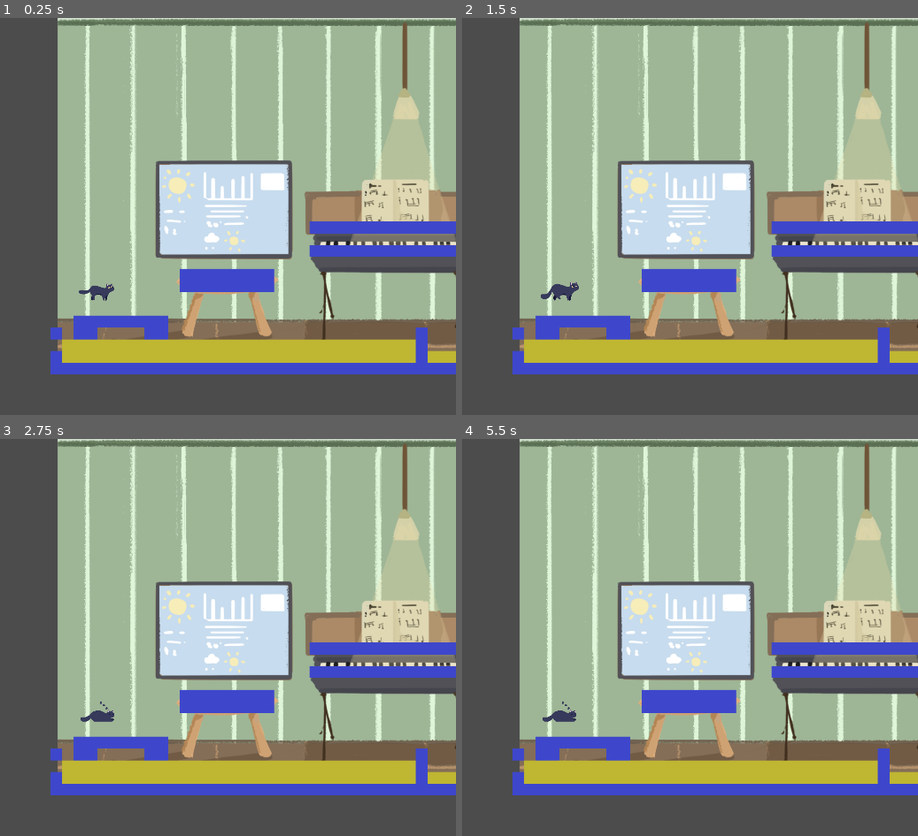
Above: before the commit, frames 1-4 (two rows, left to right).
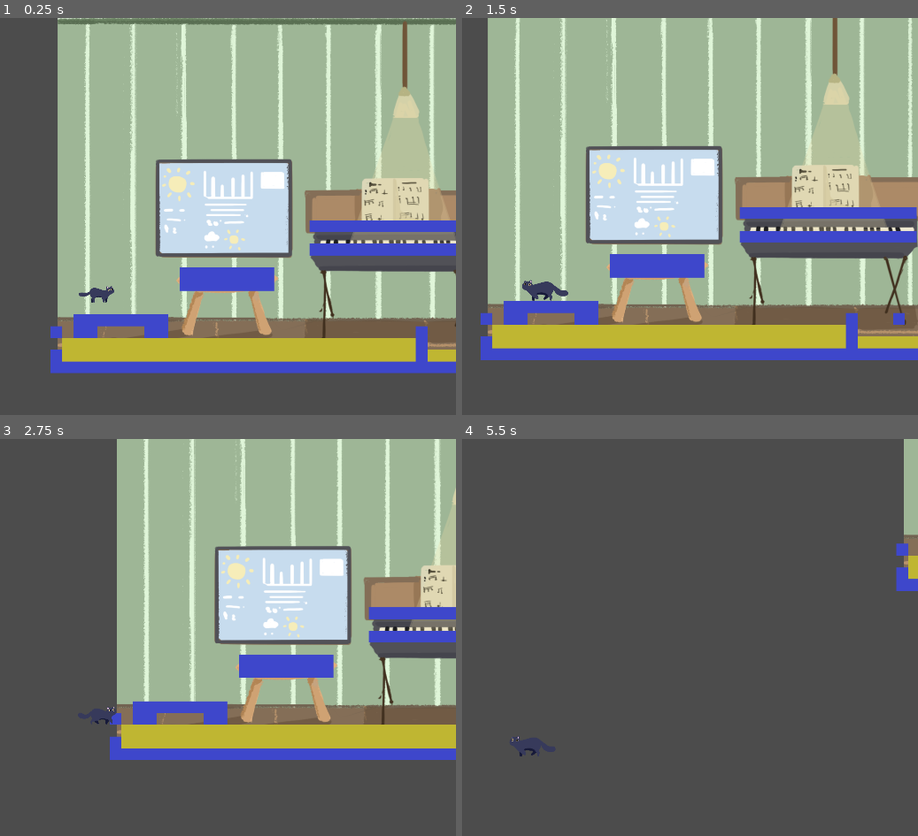
Above: after the commit, the same moments.

Repository: jukfiuune/AdventureOfAHouseCat
Game: Godot game, scene res://src/Levels/teste.tscn
The game is run twice, just before and just after one commit, with the same random seed, the same clock (stepped at 60 frames per second) and the same inputs.
Inputs:
- Up to frame 1 (0.25 s): no input
- Up to frame 2 (1.5 s): hold Right (ui_right) 0.53-1.28 s; hold Left (ui_left) from 1.28 s (still down)
- Up to frame 3 (2.75 s): release Left (ui_left) at 2.03 s; hold Right (ui_right) from 2.03 s (still down)
- Up to frame 4 (5.5 s): release Right (ui_right) at 2.78 s; hold Up (ui_up) 2.78-3.53 s; hold Left (ui_left) from 3.53 s (still down)

The runs differ from the first frame. In frame 1, 5.6% of the frame differs, in the area x 11-100%, y 0-90%; in frame 2, 46%; in frame 3, 55%; in frame 4, 75%, in the area x 10-100%, y 0-90%.
Error before the commit: Parse Error: The identifier "sprite" isn't declared in the current scope. (res://src/actors/player.gd:38)

Commit message:
Update player.gd

Diff:
--- a/src/actors/player.gd
+++ b/src/actors/player.gd
@@ -21,6 +21,7 @@
 #var triggerIdle = true
 
 onready var raycast = $RayCast2D
+onready var sprite = $Sprite
 
 #func set_floor_normal(normal: Vector2):
 #	$CollisionShape2D.set_normal(normal)
